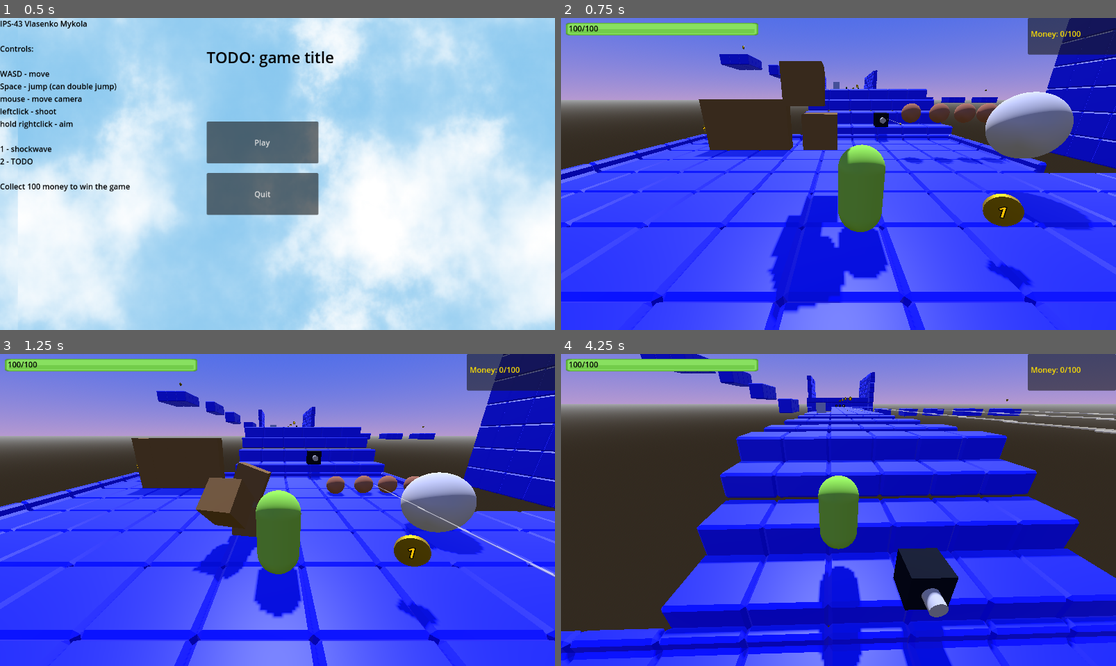
Above: before the commit, frames 1-4 (two rows, left to right).
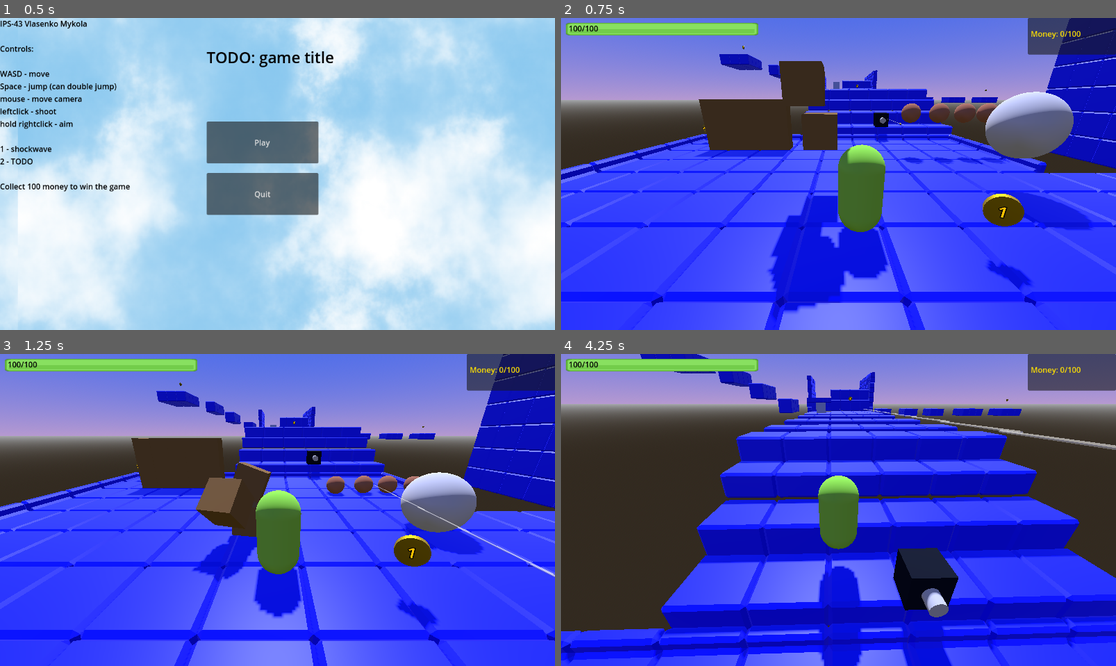
Above: after the commit, the same moments.

Repository: VlasenkoMykola/Diploma-Work-3D-Game
Game: Godot game, scene res://start_screen.tscn
The game is run twice, just before and just after one commit, with the same random seed, the same clock (stepped at 60 frames per second) and the same inputs.
Inputs (mouse positions are in pixels of both pictures, inside the frame that each line leads up to):
- Up to frame 1 (0.5 s): no input
- Up to frame 2 (0.75 s): click "Play" at 0.5 s
- Up to frame 3 (1.25 s): no input
- Up to frame 4 (4.25 s): tap Enter (ui_accept) at 1.25, 1.52, 2.27, 3.77 s; move the mouse to (866, 510) at 1.27 s; hold Right mouse button (aim) 1.28-2.03 s; hold W (move_forward) from 1.28 s (still down); click (866, 510) at 1.42 s; move the mouse to (810, 510) at 2.02 s; click (810, 510) at 2.1 s; move the mouse to (849, 503) at 2.77 s; hold Right mouse button (aim) 2.78-3.53 s; move the mouse to (832, 516) at 3.52 s; click (832, 516) at 3.6 s

Frame 1 is identical in both runs. In frame 2, 0.1% of the frame differs, in the area x 50-56%, y 20-23%; in frame 3, 0.1%; in frame 4, 1.2%, in the area x 48-100%, y 11-31%.

Commit message:
adjustments

Diff:
--- a/level_1.tscn
+++ b/level_1.tscn
@@ -26,9 +26,9 @@
 [node name="GridMap" type="GridMap" parent="."]
 mesh_library = ExtResource("5_eushy")
 data = {
-"cells": PackedInt32Array(-4, 65531, 1441792, -4, 65532, 144 …(35657 unchanged characters)… 497, 0, 65565, 65496, 0, 65565, 65495, 0)
+"cells": PackedInt32Array(-4, 65531, 1441792, -4, 65532, 144 …(35657 unchanged characters)… 497, 0, 65565, 65496, 0, 65565, 65495, 0, 131073, 65507, 0, 131074, 65507, 0, 131075, 65507, 0, 131076, 65507, 0, 131073, 65506, 0, 131074, 65506, 0, 131075, 65506, 0, 131076, 65506, 0, 131073, 65505, 0, 131074, 65505, 0, 131075, 65505, 0, 131076, 65505, 0, 196610, 65506, 0, 196611, 65506, 0, 196612, 65506, 0, 196609, 65506, 0)
 }
-metadata/_editor_floor_ = Vector3(-5, 1, -80)
+metadata/_editor_floor_ = Vector3(-5, 3, -80)
 
 [node name="FallZone" parent="." instance=ExtResource("3_26kx4")]
 
@@ -142,13 +142,13 @@
 transform = Transform3D(1, 0, 0, 0, 1, 0, 0, 0, 1, 4.29075, 1.72425, -12.3231)
 
 [node name="Hazard_Turret_Basic3" parent="." instance=ExtResource("12_bg4c3")]
-transform = Transform3D(1, 0, 0, 0, 1, 0, 0, 0, 1, 4.29075, 5.05736, -119.241)
+transform = Transform3D(1, 0, 0, 0, 1, 0, 0, 0, 1, 3.49893, 5.05736, -119.241)
 
 [node name="Hazard_Turret_Basic5" parent="." instance=ExtResource("12_bg4c3")]
 transform = Transform3D(1, 0, 0, 0, 1, 0, 0, 0, 1, 6.00225, 5.05736, -117.667)
 
 [node name="Hazard_Turret_Basic4" parent="." instance=ExtResource("12_bg4c3")]
-transform = Transform3D(1, 0, 0, 0, 1, 0, 0, 0, 1, 7.78465, 5.05736, -116.322)
+transform = Transform3D(1, 0, 0, 0, 1, 0, 0, 0, 1, 8.16021, 5.05736, -116.322)
 
 [node name="Hazard_Turret_Basic2" parent="." instance=ExtResource("12_bg4c3")]
 transform = Transform3D(1, 0, 0, 0, 1, 0, 0, 0, 1, -6.75008, 4.17792, 20.981)
